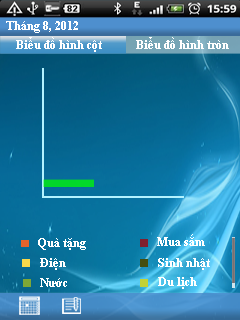
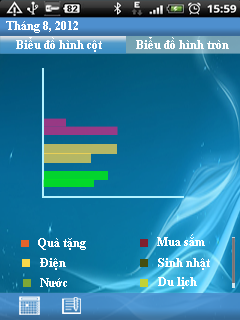
The second 240x320 image is a revision of the first. Changes to its layers:
added layer "Shape 8" (70%) above "Shape 7" over [44, 118, 66, 127]
added layer "Shape 7" (70%) above "Shape 6" over [44, 126, 118, 135]
added layer "Shape 6" (70%) above "Shape 5" over [44, 144, 117, 154]
added layer "Shape 5" (70%) above "Shape 4" over [44, 153, 91, 163]
added layer "Shape 4" (70%) above "Shape 3" over [44, 171, 108, 180]
